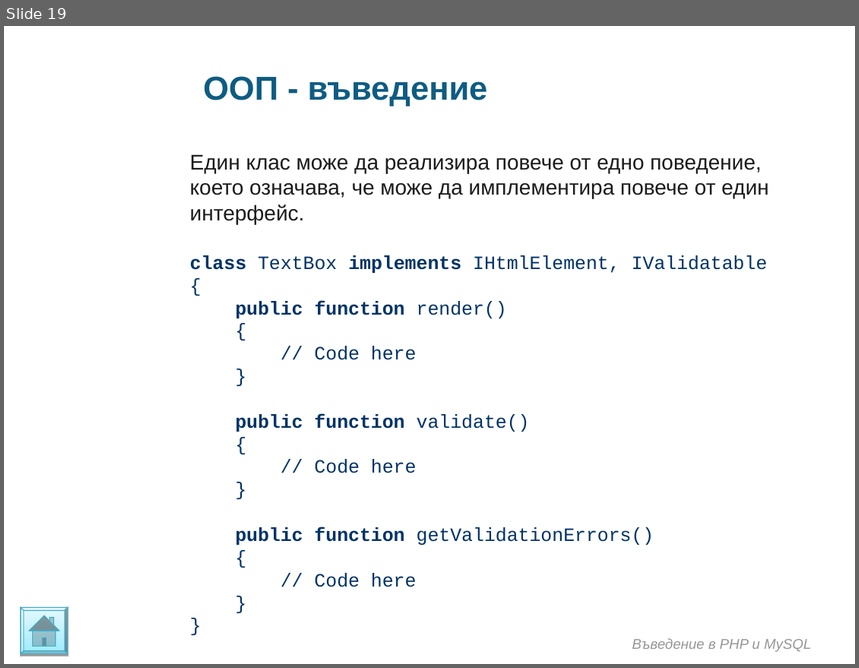
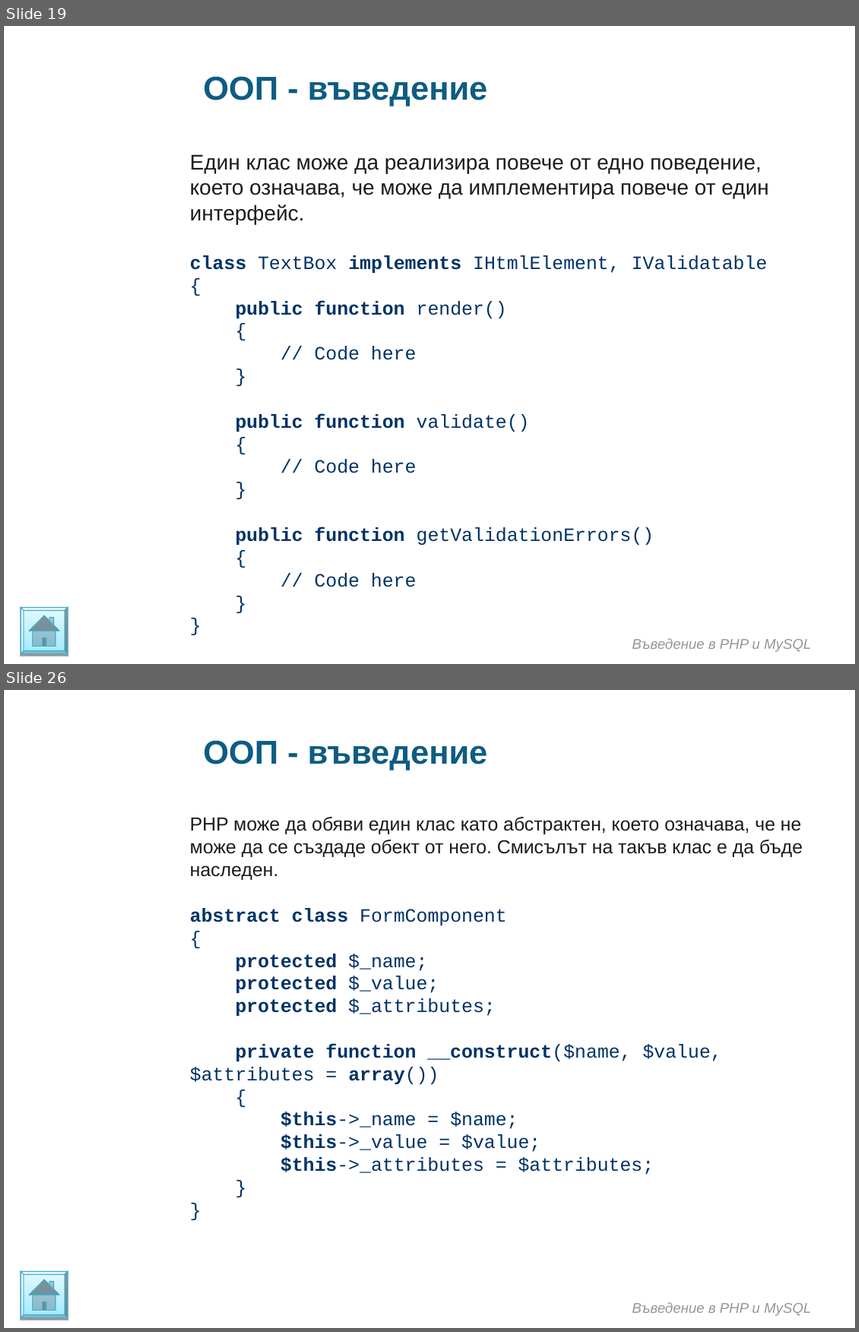
Before and after one commit to ivanstoynov/php-learning, a slide deck: Materials/PHP/Introduction in OOP.ppt. Shown one above the other, each under a label of ours: slide 19 before the commit, slides 19 and 26 after it; the slides between them are not shown. The pictures are 859x668 and 859x1332 pixels, drawn with LibreOffice and Linux fonts; fonts in the diff are those of the drawing; background and template pictures are left out. Boxes give left, top, right and bottom in pixels: in the first picture for what was removed or moved away, otherwise in the second. Text is boxed around its words. In the diff, an @@ line names an element or a change of style, - is before the commit and + after.

Commit message:
Superglobal arrays and forms

```diff
--- a/Materials/PHP/Introduction in OOP.ppt
+++ b/Materials/PHP/Introduction in OOP.ppt
@@ slide 26 added at [4, 690, 855, 1328], background picture (left out) @@
@@ text added at [203, 740, 488, 771], 28 pt, text #0E5C82, bold @@
+ООП - въведение
@@ text added at [190, 817, 803, 1175], 16 pt, text #003366 @@
+PHP може да обяви един клас като абстрактен, което означава, че не може да се създаде обект от него. Смисълът на такъв клас е да бъде наследен.
+abstract class FormComponent
+{
+protected $_name;
+protected $_value;
+protected $_attributes;
+private function __construct($name, $value, $attributes = array())
+{
+$this->_name = $name;
+$this->_value = $value;
+$this->_attributes = $attributes;
+}
+}
@@ freeform shape added at [21, 1272, 68, 1319], fill gradient #9EEAFF to #E4F9FF, outline #46AAC5 0.74 pt @@
@@ text added at [633, 1303, 811, 1316], 12 pt, text #969696, italic @@
+Въведение в PHP и MySQL
```
Also in this commit, not shown: 2 slides changed, 11 other slides added, 2 other files.
